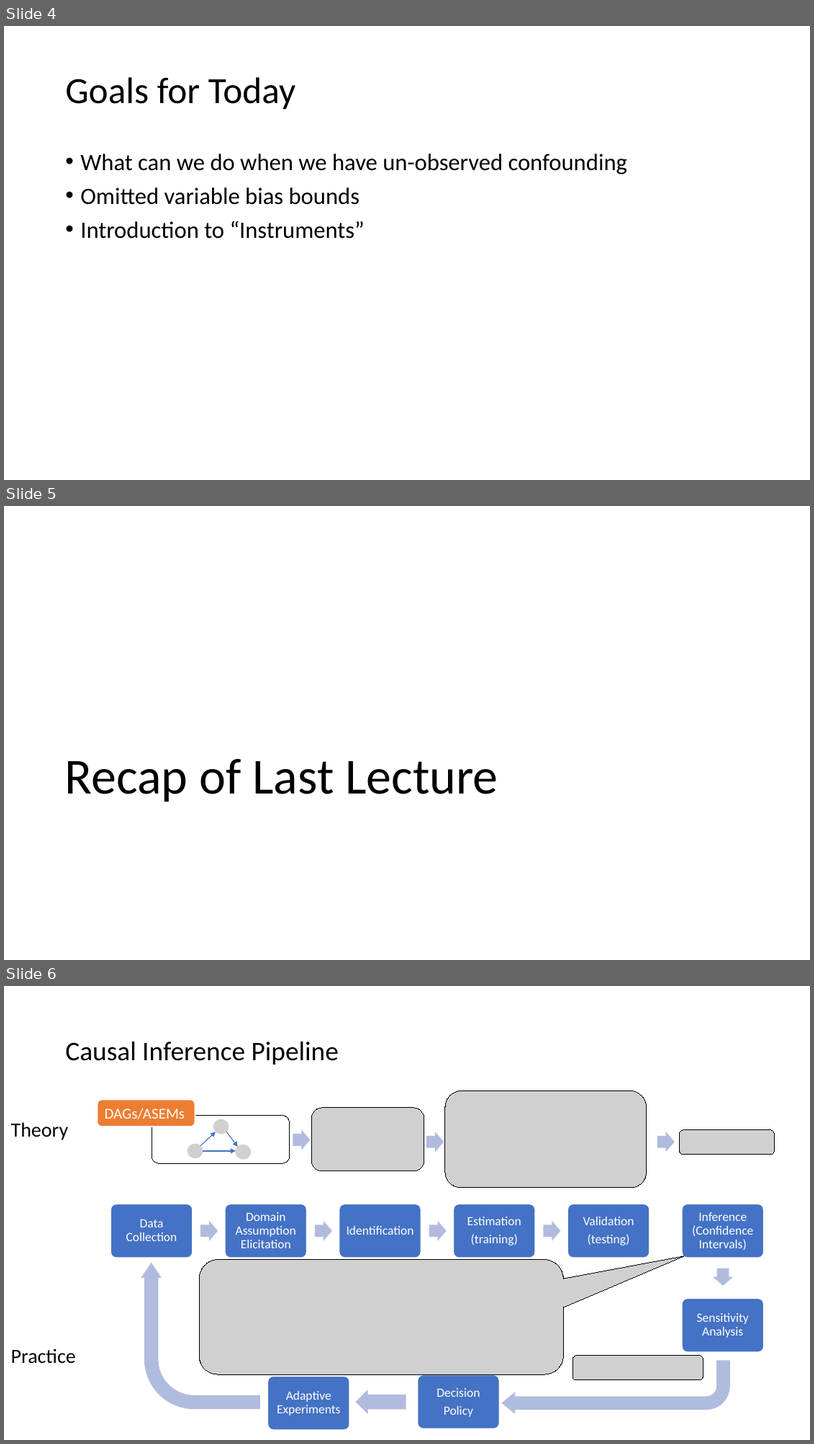
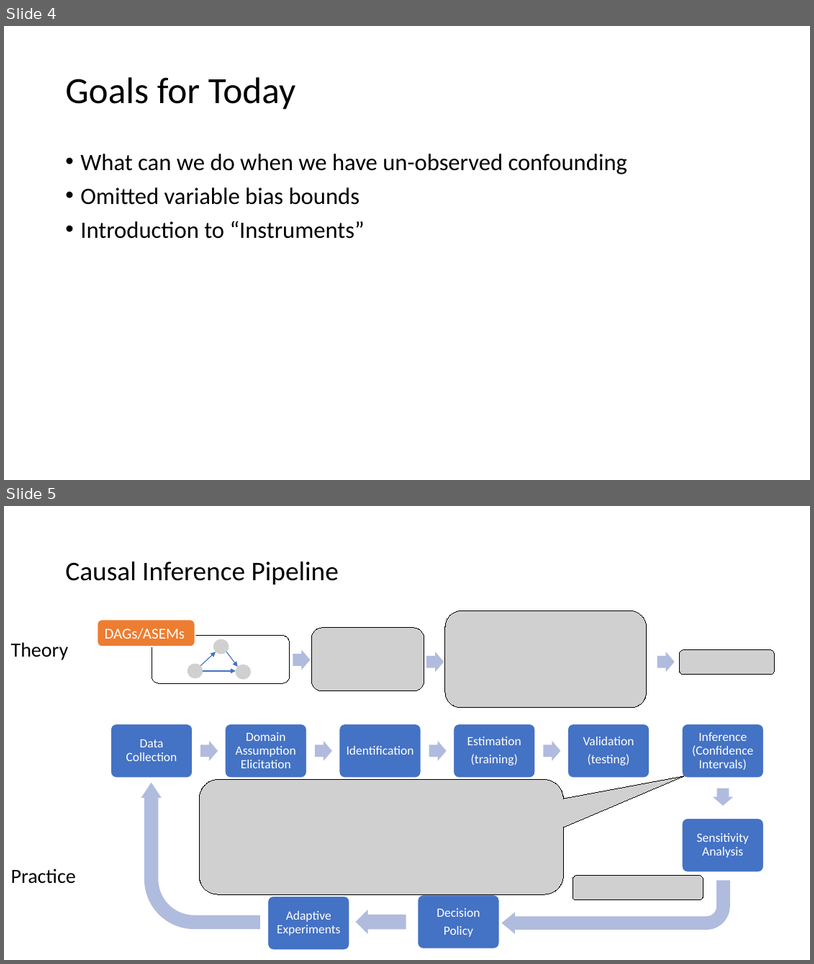
Before and after one commit to stanford-msande228/winter23, a slide deck: MSANDE228_Lecture14_Unobserved_Confounding.pptx. Shown one above the other, each under a label of ours: slides 4, 5 and 6 before the commit, slides 4 and 5 after it. The pictures are 814x1444 and 814x964 pixels, drawn with LibreOffice and Linux fonts; fonts in the diff are those of the drawing; grey boxes stand for pictures. Boxes give left, top, right and bottom in pixels: in the first picture for what was removed or moved away, otherwise in the second. Text is boxed around its words. In the diff, an @@ line names an element or a change of style, - is before the commit and + after.

```diff
--- a/MSANDE228_Lecture14_Unobserved_Confounding.pptx
+++ b/MSANDE228_Lecture14_Unobserved_Confounding.pptx
@@ slide 5 removed at (x1=4, y1=506, x2=810, y2=960), background #FFFFFF @@
@@ title removed at (x1=65, y1=759, x2=498, y2=802) @@
-Recap of Last Lecture
@@ what was slide 6 is now slide 5 @@
```
Also in this commit, not shown: 2 slides changed, 2 slides added, 4 other slides removed, 1 other file.
